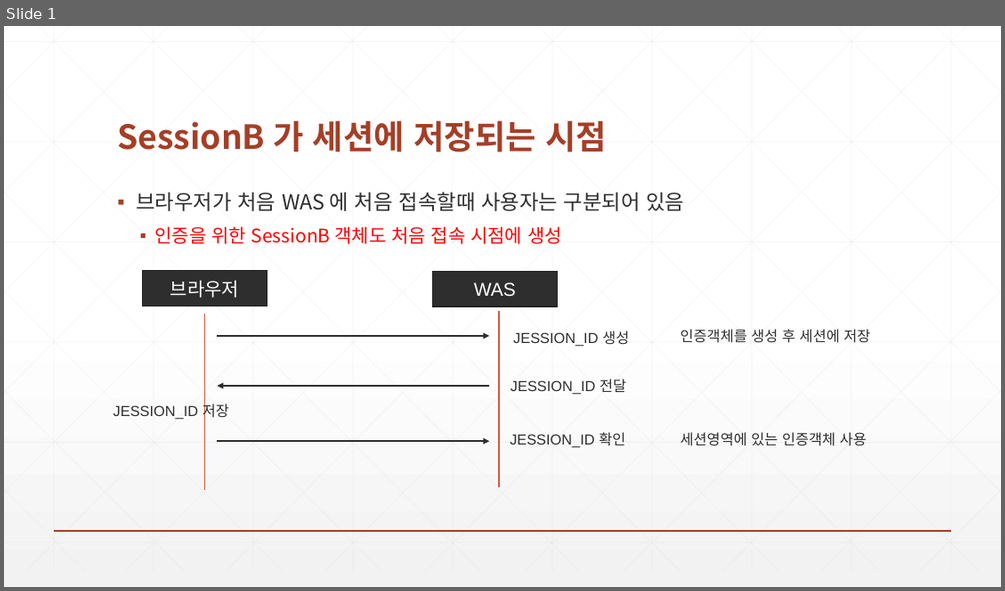
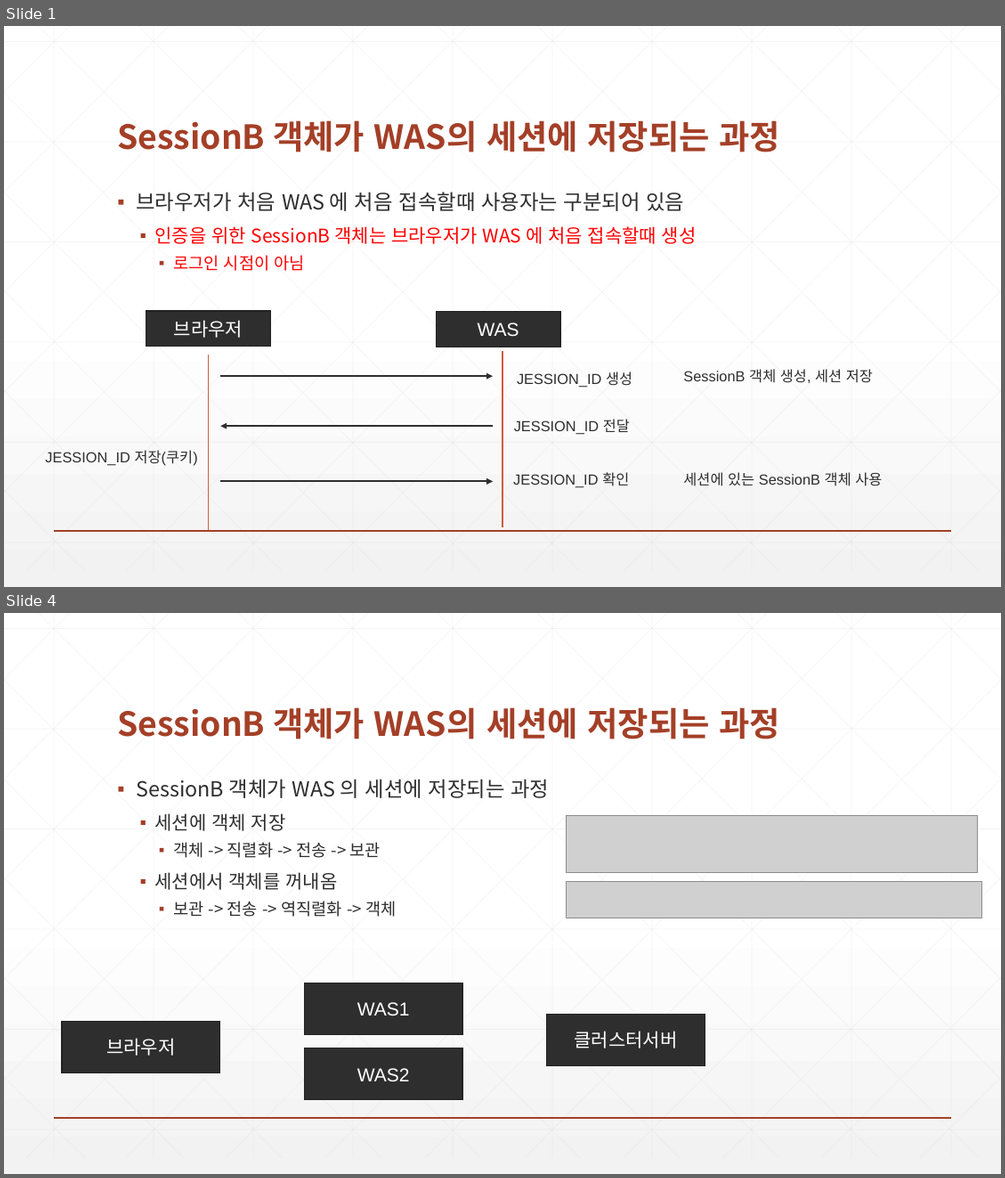
Before and after one commit to zeroshift01/code5, a slide deck: inflearn05/doc/5(심화) SessionB 객체가 세션에 저장되는 과정.pptx. Shown one above the other, each under a label of ours: slide 1 before the commit, slides 1 and 4 after it; the slides between them are not shown. The pictures are 1005x591 and 1005x1178 pixels, drawn with LibreOffice and Linux fonts; fonts in the diff are those of the drawing; grey boxes stand for pictures. Boxes give left, top, right and bottom in pixels: in the first picture for what was removed or moved away, otherwise in the second. Text is boxed around its words. In the diff, an @@ line names an element or a change of style, - is before the commit and + after.

```diff
--- a/inflearn05/doc/5(심화) SessionB 객체가 세션에 저장되는 과정.pptx
+++ b/inflearn05/doc/5(심화) SessionB 객체가 세션에 저장되는 과정.pptx
@@ slide 4 added at [4,613,1001,1174], background gradient #FFFFFF to #F2F2F2; not listed: 47 template elements that a slide beside it also shows @@
@@ title added at [117,707,780,739], 32 pt, text #A43F27, bold @@
+SessionB 객체가 WAS의 세션에 저장되는 과정
@@ text added at [136,779,549,916], 16 pt, text #2D2E2D @@
+▪ SessionB 객체가 WAS 의 세션에 저장되는 과정
+  ▪ 세션에 객체 저장
+    ▪ 객체 -> 직렬화 -> 전송 -> 보관
+  ▪ 세션에서 객체를 꺼내옴
+    ▪ 보관 -> 전송 -> 역직렬화 -> 객체
@@ picture added at [566,815,979,872] @@
@@ picture added at [566,882,982,918] @@
@@ rectangle added at [305,983,462,1035], fill #2D2E2D, outline #212221 1 pt, 18 pt, text #FFFFFF @@
+WAS1
@@ rectangle added at [62,1022,219,1073], fill #2D2E2D, outline #212221 1 pt, 18 pt, text #FFFFFF @@
+브라우저
@@ rectangle added at [547,1013,704,1065], fill #2D2E2D, outline #212221 1 pt, 18 pt, text #FFFFFF @@
+클러스터서버
@@ rectangle added at [305,1048,462,1100], fill #2D2E2D, outline #212221 1 pt, 18 pt, text #FFFFFF @@
+WAS2
@@ slide 1 changed as well @@
@@ title at [117,120,780,152]: text changed @@
-SessionB 가 세션에 저장되는 시점
+SessionB 객체가 WAS의 세션에 저장되는 과정
@@ text at [154,226,696,271]: text changed @@
-  ▪ 인증을 위한 SessionB 객체도 처음 접속 시점에 생성
+  ▪ 인증을 위한 SessionB 객체는 브라우저가 WAS 에 처음 접속할때 생성
+    ▪ 로그인 시점이 아님
@@ text at [683,369,873,383]: text changed @@
-인증객체를 생성 후 세션에 저장
+SessionB 객체 생성, 세션 저장
@@ text at [45,450,198,466]: text changed @@
-JESSION_ID 저장
+JESSION_ID 저장(쿠키)
@@ 3 texts, 3 arrows, 2 rectangles, 2 lines: place and size @@
-3 texts, 3 arrows, 2 rectangles, 2 lines at [142,271,629,490]
+3 texts, 3 arrows, 2 rectangles, 2 lines at [146,311,632,530]
@@ text at [683,472,882,486]: text changed @@
-세션영역에 있는 인증객체 사용
+세션에 있는 SessionB 객체 사용
```
Also in this commit, not shown: 1 other slide changed, 1 other slide added, 1 slide removed, 11 other files.
